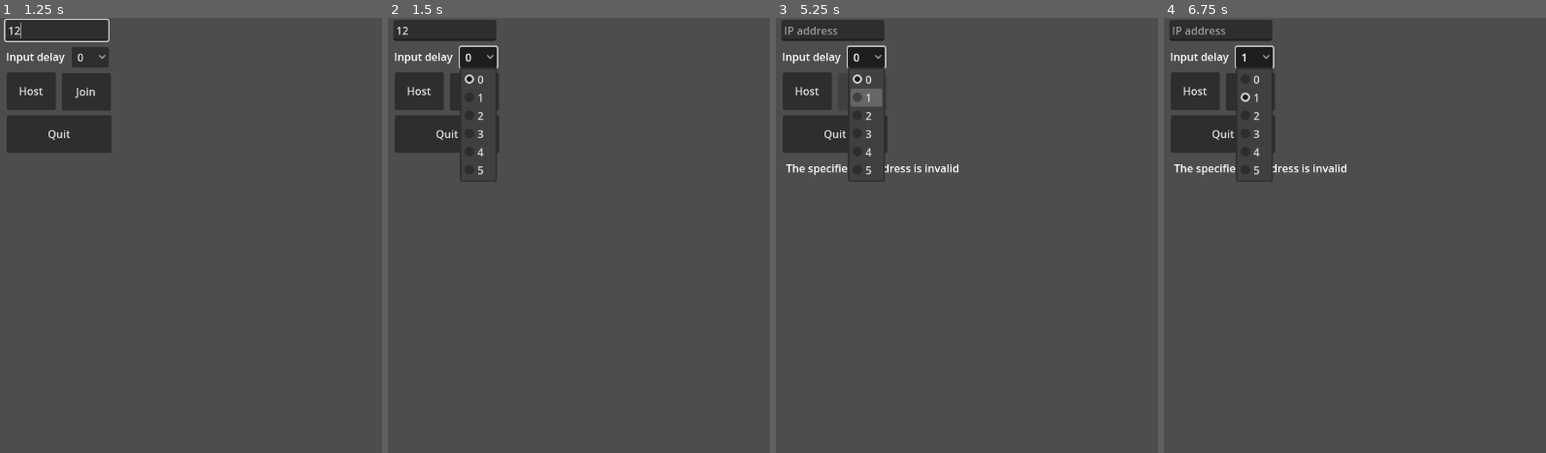
Above: before the commit, frames 1-4 (left to right).
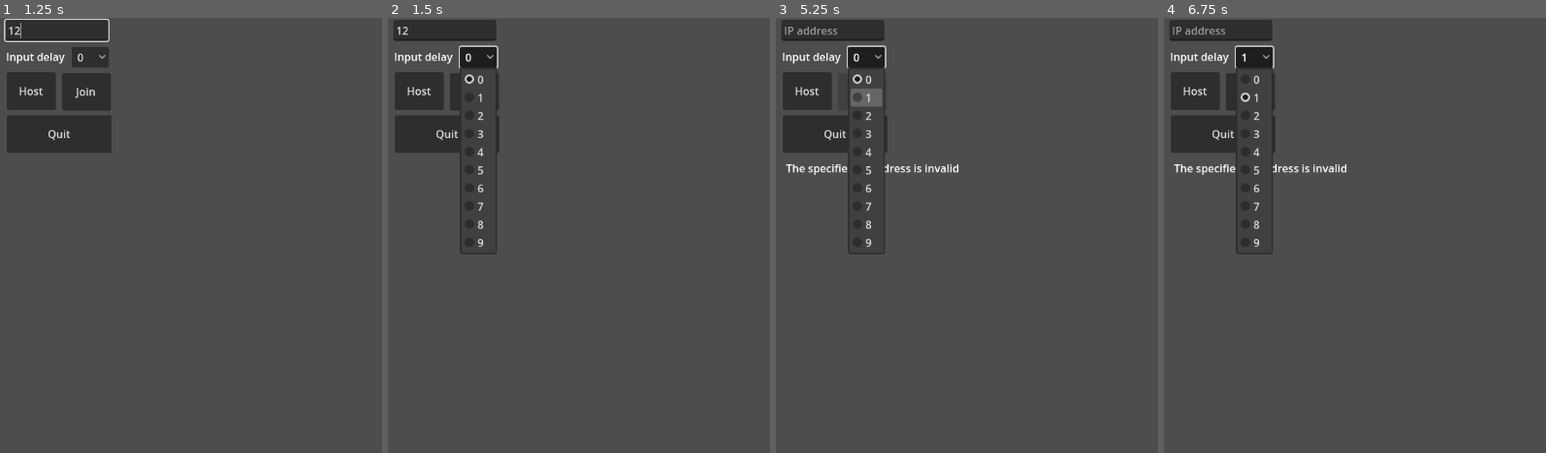
Above: after the commit, the same moments.

Repository: Stormvind/PeerToPeerPong
Game: Godot game, scene res://start_menu.tscn
The game is run twice, just before and just after one commit, with the same random seed, the same clock (stepped at 60 frames per second) and the same inputs.
Inputs (mouse positions are in pixels of both pictures, inside the frame that each line leads up to):
- Up to frame 1 (1.25 s): click (57, 31) at 0.52 s; type "12" at 0.6 s
- Up to frame 2 (1.5 s): click "0" at 1.25 s
- Up to frame 3 (5.25 s): click "Host" at 2 s; click "Cancel" at 2.75 s; click "Join" at 3.5 s; hold Up (up) 4.28-5.03 s; tap Enter at 5 s; hold Down (down) from 5.03 s (still down)
- Up to frame 4 (6.75 s): tap Space at 5.75 s; release Down (down) at 5.78 s; hold Up (up) 5.78-6.5 s; click "1" at 6.5 s

Frame 1 is identical in both runs. In frame 2, 0.4% of the frame differs, in the area x 18-29%, y 37-55%; in frame 3, 0.4%; in frame 4, 0.4%.

Commit message:
Input delay is implemented, but it only works if both computers have the same input delay. If one has more than the other, then it seems like some inputs don't reach the destination, resulting in a brick moving more on one computer than the other, followed by a fast connection timeout

Diff:
--- /dev/null
+++ b/game_over.gd
@@ -0,0 +1,12 @@
+extends Control
+var transscenic : Node;
+var frame_counter : int = 0;
+
+func _ready():
+	transscenic = $"/root/Transscenic_Variables";
+	$Label_Text.text = transscenic.game_over_text
+
+func _physics_process(_delta):
+	frame_counter += 1;
+	if frame_counter >= 80:
+		get_tree().change_scene_to_file("res://start_menu.tscn");
--- /dev/null
+++ b/game_over.tscn
@@ -0,0 +1,21 @@
+[gd_scene load_steps=2 format=3 uid="uid://qgr31cpch2rv"]
+
+[ext_resource type="Script" path="res://game_over.gd" id="1_u1ejr"]
+
+[node name="Control" type="Control"]
+layout_mode = 3
+anchors_preset = 15
+anchor_right = 1.0
+anchor_bottom = 1.0
+grow_horizontal = 2
+grow_vertical = 2
+script = ExtResource("1_u1ejr")
+
+[node name="Label_Text" type="Label" parent="."]
+layout_mode = 0
+offset_right = 1152.0
+offset_bottom = 648.0
+theme_override_font_sizes/font_size = 75
+text = "Text"
+horizontal_alignment = 1
+vertical_alignment = 1
--- a/pong.gd
+++ b/pong.gd
@@ -1,6 +1,7 @@
 extends Node2D
 var seconds_left : int = 99;
 var transscenic : Node;
+var input_delay : int;
 var archive : Dictionary = {};
 var unconfirmed_requests : Dictionary = {};
 var current_frame : int = 1;
@@ -13,6 +14,8 @@
 var synchronisation_interval : int = 5;
 var local_frame_aheadness : int = 0;
 var latest_integral_frame : int = 0;
+# The amount of frames before the connection times out and the game ends
+var connection_timeout_amount : int = 120;
 var gamestate = {"local_position" : 299, "remote_position" : 299};
 var saved_gamestate = {"local_position" : 299, "remote_position" : 299};
 
@@ -20,14 +23,16 @@
 func _ready():
 	label_timer = $Label_Timer;
 	label_latency = $Label_Latency;
-	archive[0] = {
-		"local" : {"frame" : 0, "timestamp" : 0,
-		"inputs" : {"up" : false, "down" : false}},
-		"remote" : {"confirmed" : true, "frame" : 0, "timestamp" : 0,
-		"inputs" : {"up" : false, "down" : false}}
-	};
 	RenderingServer.set_default_clear_color(Color(0,0,0))
 	transscenic = $"/root/Transscenic_Variables";
+	input_delay = transscenic.input_delay;
+	for i in range(0, input_delay + 1):
+		archive[i] = {
+			"local" : {"frame" : 0, "timestamp" : 0,
+			"inputs" : {"up" : false, "down" : false}},
+			"remote" : {"confirmed" : true, "frame" : 0, "timestamp" : 0,
+			"inputs" : {"up" : false, "down" : false}}
+		};
 
 func _draw() -> void:
 	if transscenic.is_host == false:
@@ -44,24 +49,23 @@
 		local_frame_aheadness -= 1;
 		return;
 
-	var message_to_the_past : bool = false;
-
 	var current_timestamp : int = Time.get_ticks_msec();
 	# Write local frame
-	if !archive.has(current_frame):
-		archive[current_frame] = \
+	if !archive.has(current_frame + input_delay):
+		archive[current_frame + input_delay] = \
 		{
 			"local" : { "inputs" : {}},
 			"remote" : { "confirmed" : false, "inputs" : {}}
 		};
 
-	archive[current_frame].local.frame = current_frame;
-	archive[current_frame].local.timestamp = current_timestamp;
-	archive[current_frame].local.inputs.up = Input.is_action_pressed("up");
-	archive[current_frame].local.inputs.down = Input.is_action_pressed("down");
+	archive[current_frame + input_delay].local.frame = current_frame + input_delay;
+	archive[current_frame + input_delay].local.timestamp = current_timestamp;
+	archive[current_frame + input_delay].local.inputs.up = Input.is_action_pressed("up");
+	archive[current_frame + input_delay].local.inputs.down = Input.is_action_pressed("down");
 	# Write assumed inputs for opponent
-	archive[current_frame].remote.inputs.down = archive[current_frame - 1].remote.inputs.down;
-	archive[current_frame].remote.inputs.up = archive[current_frame - 1].remote.inputs.up;
+	if archive[current_frame].remote.confirmed == false:
+		archive[current_frame].remote.inputs.down = archive[current_frame - 1].remote.inputs.down;
+		archive[current_frame].remote.inputs.up = archive[current_frame - 1].remote.inputs.up;
 
 	if transscenic.is_host:
 		transscenic.server.poll();
@@ -94,8 +98,6 @@
 					"remote" : { "inputs" : {}}
 				};
 			archive[request.frame].remote.confirmed = true;
-			if request.frame < current_frame:
-				message_to_the_past = true;
 			archive[request.frame].remote.frame = request.frame;
 			archive[request.frame].remote.inputs.up = request.inputs.up;
 			archive[request.frame].remote.inputs.down = request.inputs.down;
@@ -106,29 +108,30 @@
 			# Determine local frame aheadness
 			local_frame_aheadness = \
 			(current_timestamp - (request.timestamp + average_latency)) / 16.667;
-
-	unconfirmed_requests[current_frame] = \
+	# Add the current frame to the list of unconfirmed requests
+	unconfirmed_requests[current_frame + input_delay] = \
 	{
-		"frame" : archive[current_frame].local.frame,
-		"timestamp" : archive[current_frame].local.timestamp,
-		"inputs" : archive[current_frame].local.inputs
+		"frame" : archive[current_frame + input_delay].local.frame,
+		"timestamp" : archive[current_frame + input_delay].local.timestamp,
+		"inputs" : archive[current_frame + input_delay].local.inputs
 	};
 	for key in unconfirmed_requests:
 		message_to_send.requests.append(unconfirmed_requests[key]);
 	# Send requests and confirmations
 	transscenic.connection.put_var(message_to_send);
-	queue_redraw();
-	#if message_to_the_past or archive[current_frame].remote.confirmed:
-		#Integrate();
-	#else:
-		#Process_Frame(current_frame);
 	Integrate();
 	# Update the visual timer once every second
 	if current_frame % 60 == 0:
 		seconds_left -= 1;
 		label_timer.text = str(seconds_left);
+	queue_redraw();
+	# Check for game end conditions: Connection timeout and draw ending due to game time elapsing
+	if current_frame >= (latest_integral_frame + 120):
+		End_Game("Connection failure");
+	if current_frame >= 5941:
+		End_Game("Draw");
 	current_frame += 1;
-
+# Process a frame by reading its inputs and changing the game state based on them
 func Process_Frame(frame : int) -> void:
 	gamestate.local_position += (7 * int(archive[frame].local.inputs.down));
 	if gamestate.local_position > 598:
@@ -145,7 +148,9 @@
 	gamestate.remote_position -= (7 * int(archive[frame].remote.inputs.up));
 	if gamestate.remote_position < 0:
 		gamestate.remote_position = 0;
-
+# Restore the game state to the latest saved game state, then process all frames from there up to the
+# present. Save a more recent game state if there is an unbroken line of confirmed frames from
+# the latest confirmed frame up until a later point in time
 func Integrate() -> void:
 	gamestate.local_position = saved_gamestate.local_position;
 	gamestate.remote_position = saved_gamestate.remote_position;
@@ -159,7 +164,6 @@
 			saved_gamestate.local_position = gamestate.local_position;
 			saved_gamestate.remote_position = gamestate.remote_position;
 
-func Remove_Integrated_From_Archive() -> void:
-	for entry in archive:
-		if entry < latest_integral_frame:
-			archive.erase(entry);
+func End_Game(message : String):
+	transscenic.game_over_text = message;
+	get_tree().change_scene_to_file("res://game_over.tscn");
--- a/start_menu.tscn
+++ b/start_menu.tscn
@@ -26,7 +26,7 @@
 offset_top = 43.0
 offset_right = 162.0
 offset_bottom = 74.0
-item_count = 6
+item_count = 10
 selected = 0
 popup/item_0/text = "0"
 popup/item_0/id = 0
@@ -40,6 +40,14 @@
 popup/item_4/id = 4
 popup/item_5/text = "5"
 popup/item_5/id = 5
+popup/item_6/text = "6"
+popup/item_6/id = 6
+popup/item_7/text = "7"
+popup/item_7/id = 7
+popup/item_8/text = "8"
+popup/item_8/id = 8
+popup/item_9/text = "9"
+popup/item_9/id = 9
 
 [node name="Label" type="Label" parent="."]
 layout_mode = 0
--- a/transscenic_variables.gd
+++ b/transscenic_variables.gd
@@ -6,3 +6,4 @@
 var server : UDPServer;
 var connection : PacketPeerUDP;
 var is_host : bool;
+var game_over_text : String;
